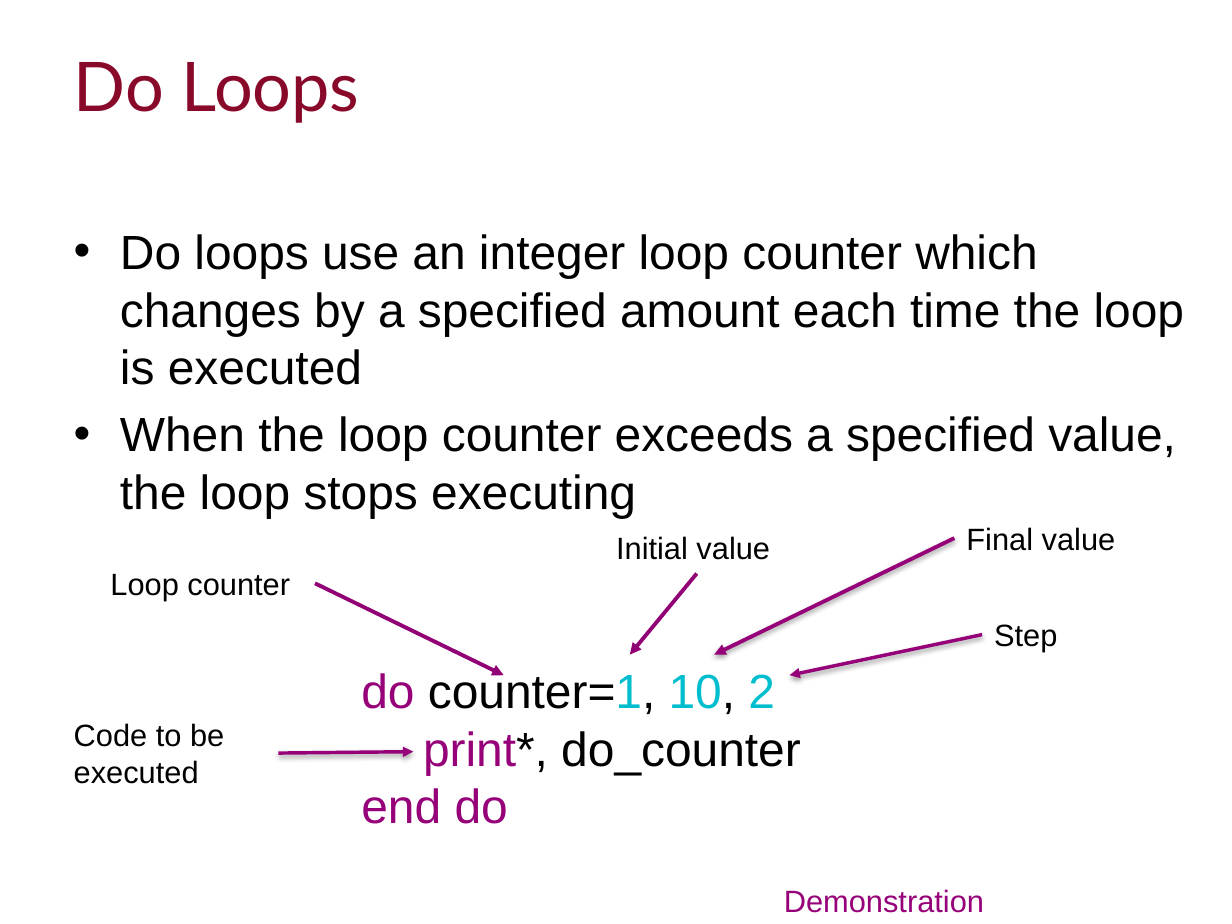
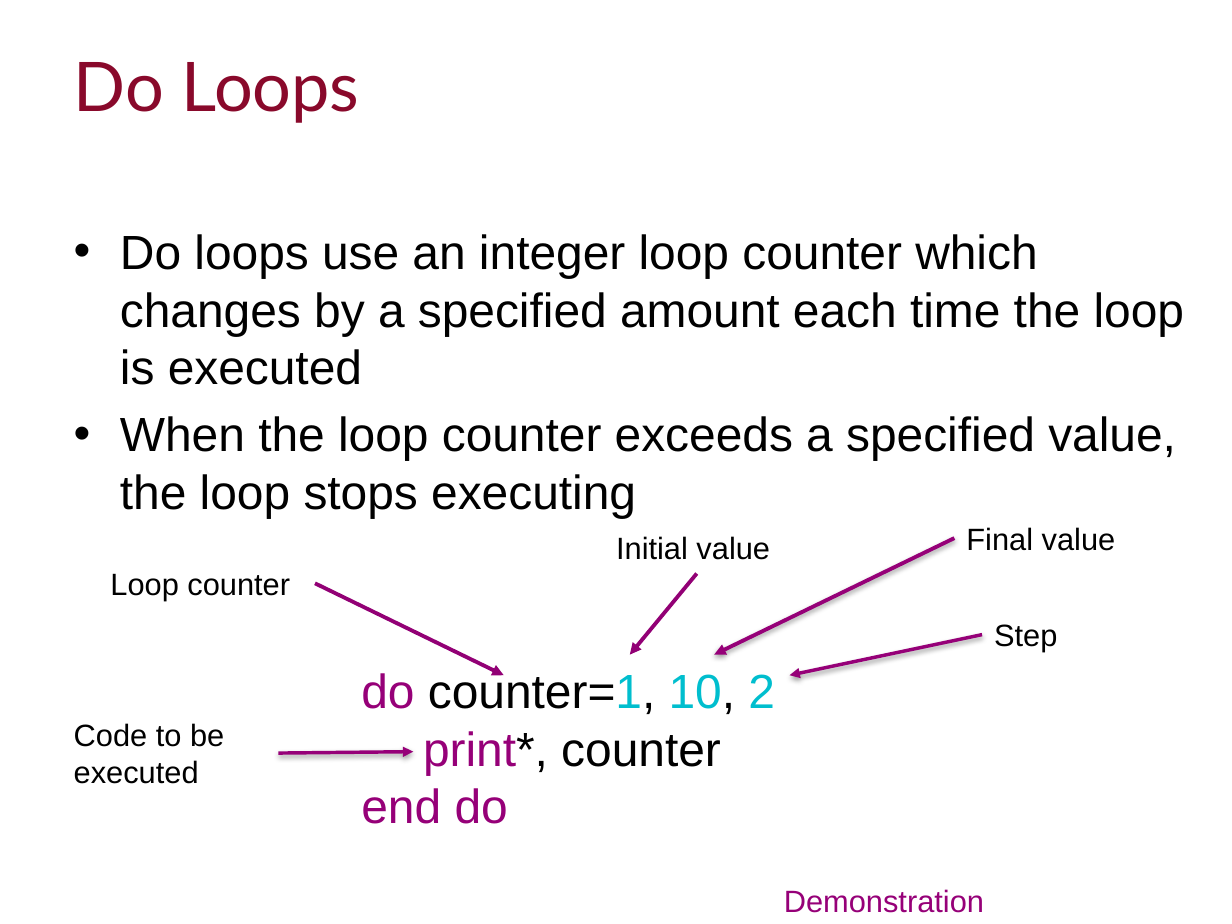
Before and after one commit to ImperialCollegeLondon/RCDS-introduction-to-fortran, a slide deck: slide 32 of Introduction to Fortran Slides.pptx. Drawn at 1232x924 pixels with LibreOffice and Linux fonts; fonts in the diff are those of the drawing; background and template pictures are left out. Boxes give left, top, right and bottom in pixels: in the first picture for what was removed or moved away, otherwise in the second. Text is boxed around its words. In the diff, an @@ line names an element or a change of style, - is before the commit and + after.

```diff
--- a/Introduction to Fortran Slides.pptx
+++ b/Introduction to Fortran Slides.pptx
@@ text at box(423, 731, 721, 775): text changed @@
-print*, do_counter
+print*, counter
```
Also in this commit, not shown: 2 other slides changed, 2 other files.
